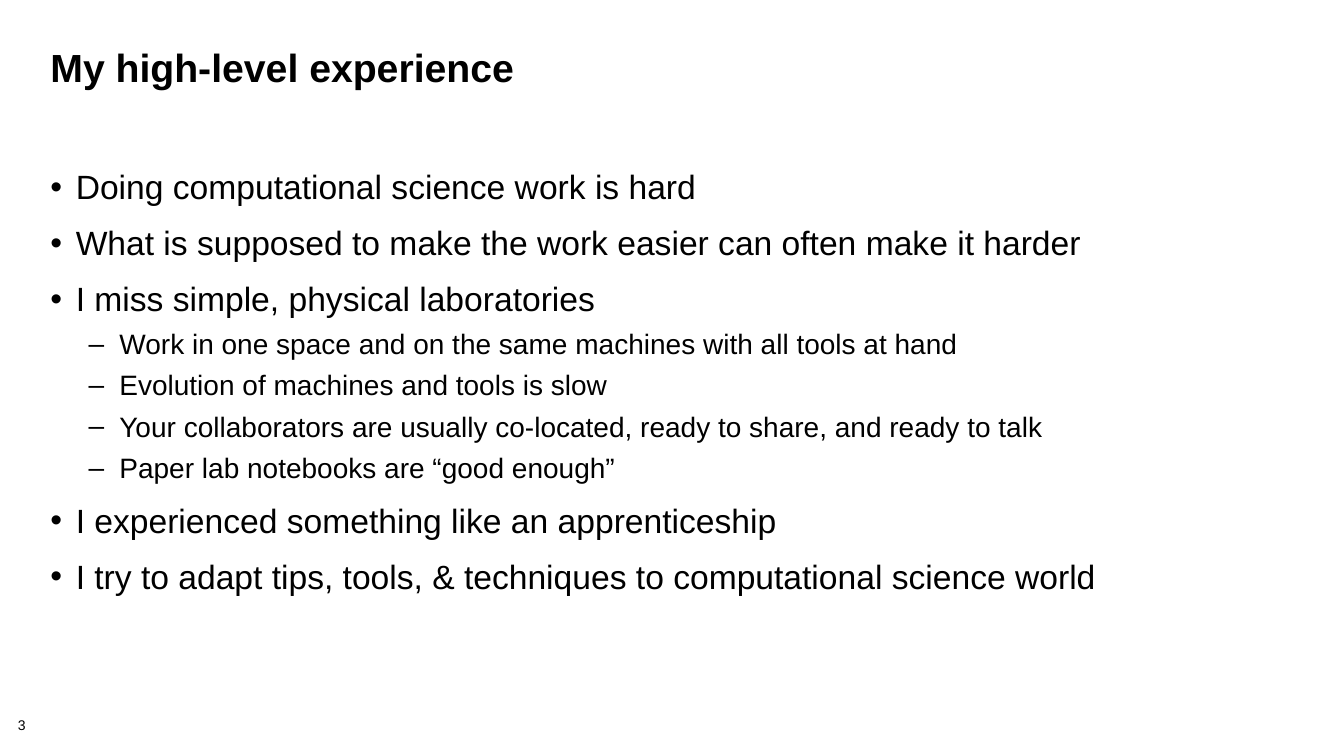
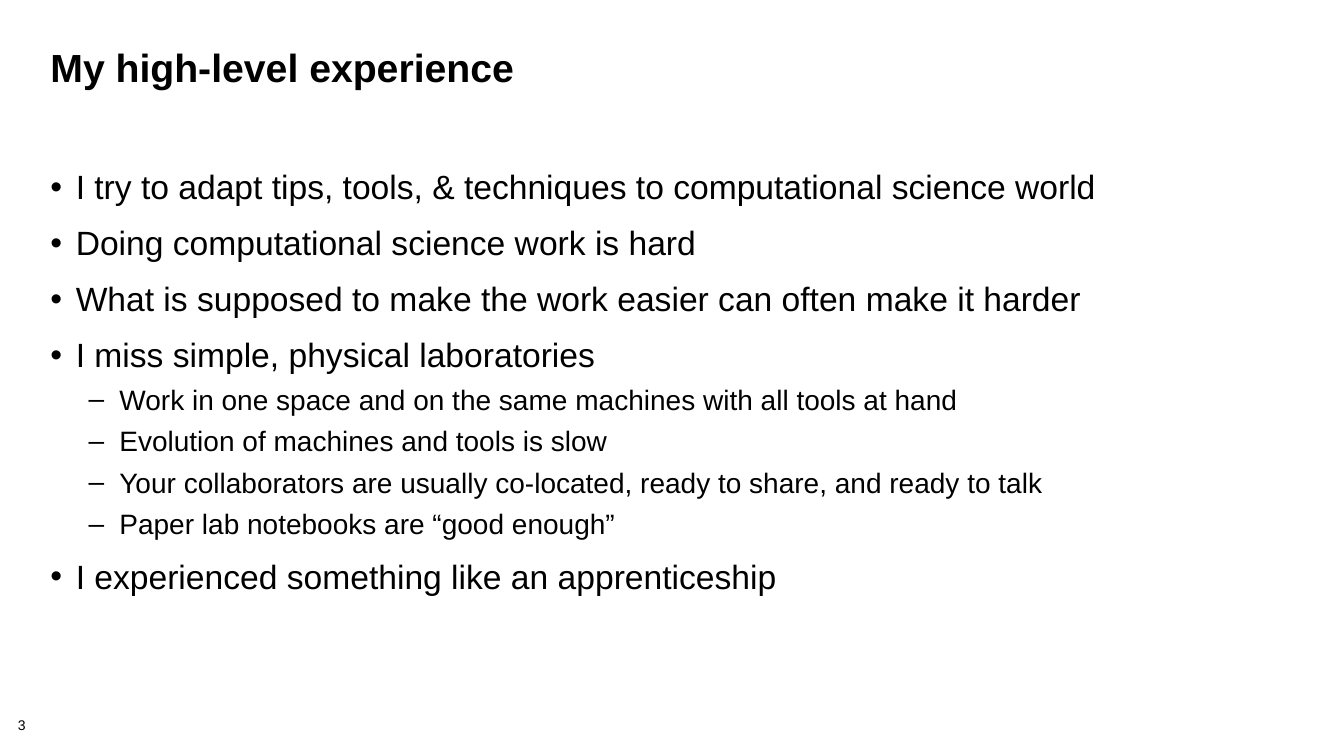
Before and after one commit to bssw-tutorial/presentations, a slide deck: slide 3 of computational-expts.pptx. Drawn at 1344x756 pixels with LibreOffice and Linux fonts; fonts in the diff are those of the drawing; background and template pictures are left out. Boxes give left, top, right and bottom in pixels: in the first picture for what was removed or moved away, otherwise in the second. Text is boxed around its words. In the diff, an @@ line names an element or a change of style, - is before the commit and + after.

```diff
--- a/computational-expts.pptx
+++ b/computational-expts.pptx
@@ text at box(76, 174, 1095, 206): paragraph added @@
+• I try to adapt tips, tools, & techniques to computational science world
@@ text at box(76, 564, 1095, 596): paragraph removed @@
-• I try to adapt tips, tools, & techniques to computational science world
```
Also in this commit, not shown: 6 other slides changed, 2 slides removed.
